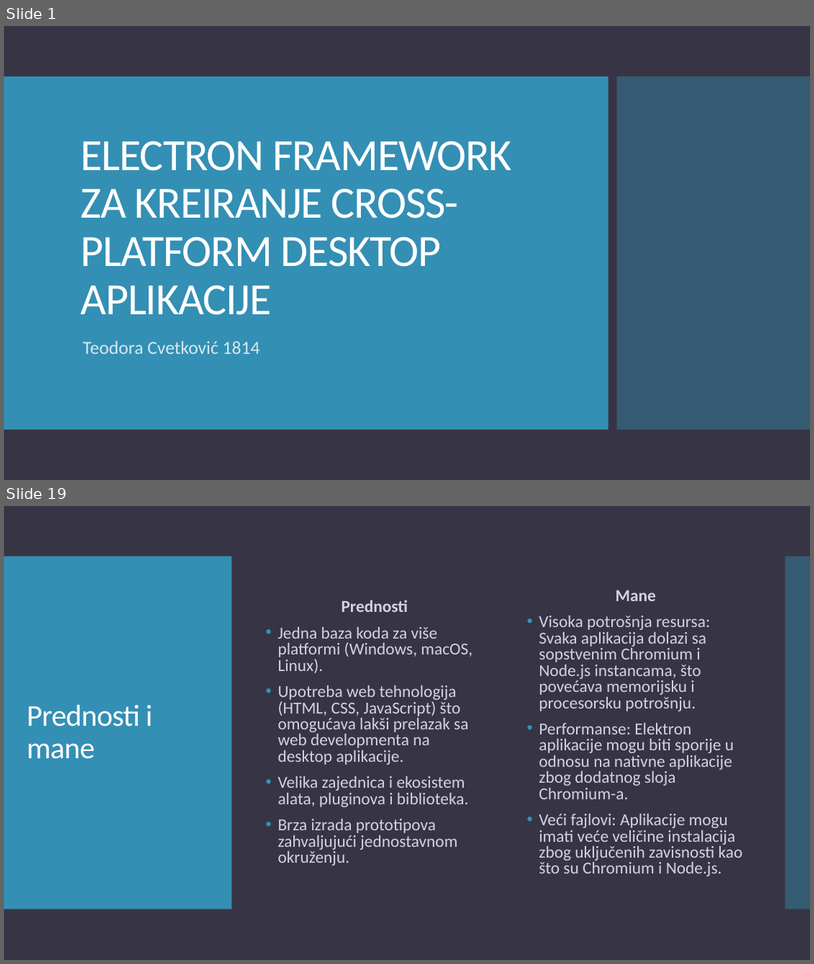
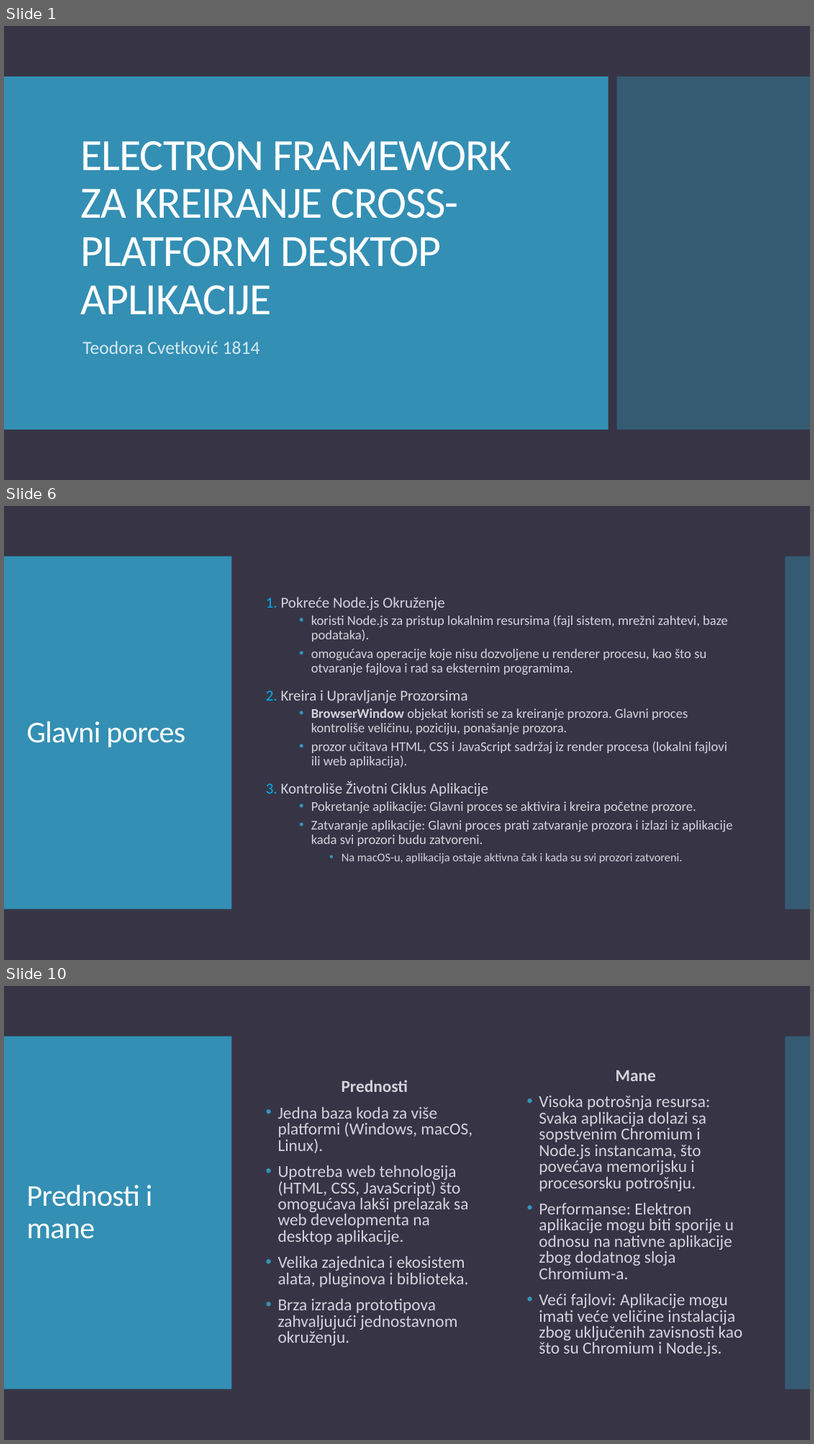
Before and after one commit to teodora18040cvetkovic/electron_react, a slide deck: Electron.pptx. Shown one above the other, each under a label of ours: slides 1 and 19 before the commit, slides 1, 6 and 10 after it; the slides between them are not shown. The pictures are 814x964 and 814x1444 pixels, drawn with LibreOffice and Linux fonts; fonts in the diff are those of the drawing. Boxes give left, top, right and bottom in pixels: in the first picture for what was removed or moved away, otherwise in the second. Text is boxed around its words. In the diff, an @@ line names an element or a change of style, - is before the commit and + after.

```diff
--- a/Electron.pptx
+++ b/Electron.pptx
@@ slide 6 added at [4,506,810,960], background #373545; not listed: 2 template elements that a slide beside it also shows @@
@@ text added at [266,597,733,863], 16 pt, text #D4D3DD @@
+1. Pokreće Node.js Okruženje
+  • koristi Node.js za pristup lokalnim resursima (fajl sistem, mrežni zahtevi, baze podataka).
+  • omogućava operacije koje nisu dozvoljene u renderer procesu, kao što su otvaranje fajlova i rad sa eksternim programima.
+2. Kreira i Upravljanje Prozorsima
+  • BrowserWindow objekat koristi se za kreiranje prozora. Glavni proces kontroliše veličinu, poziciju, ponašanje prozora.
+  • prozor učitava HTML, CSS i JavaScript sadržaj iz render procesa (lokalni fajlovi ili web aplikacija).
+3. Kontroliše Životni Ciklus Aplikacije
+  • Pokretanje aplikacije: Glavni proces se aktivira i kreira početne prozore.
+  • Zatvaranje aplikacije: Glavni proces prati zatvaranje prozora i izlazi iz aplikacije kada svi prozori budu zatvoreni.
+    • Na macOS-u, aplikacija ostaje aktivna čak i kada su svi prozori zatvoreni.
@@ title added at [27,721,185,747], 36 pt, text #FFFFFF @@
+Glavni porces
@@ what was slide 19 is now slide 10 @@
```
Also in this commit, not shown: 7 slides changed, 1 other slide added, 4 slides removed, 1 other file.
